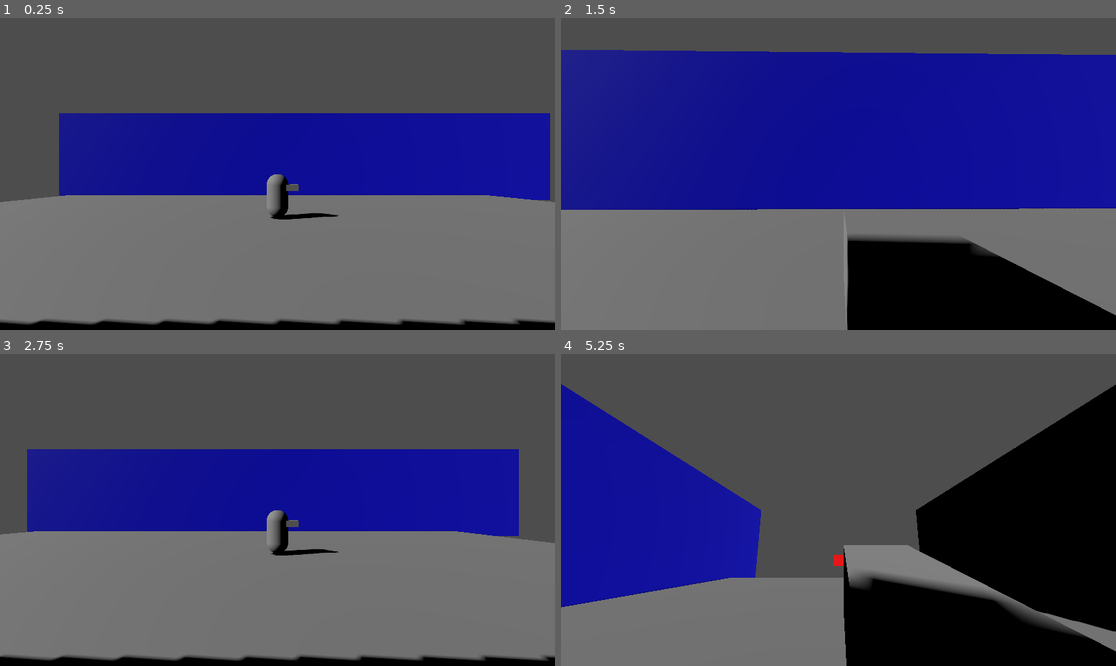
Above: before the commit, frames 1-4 (two rows, left to right).
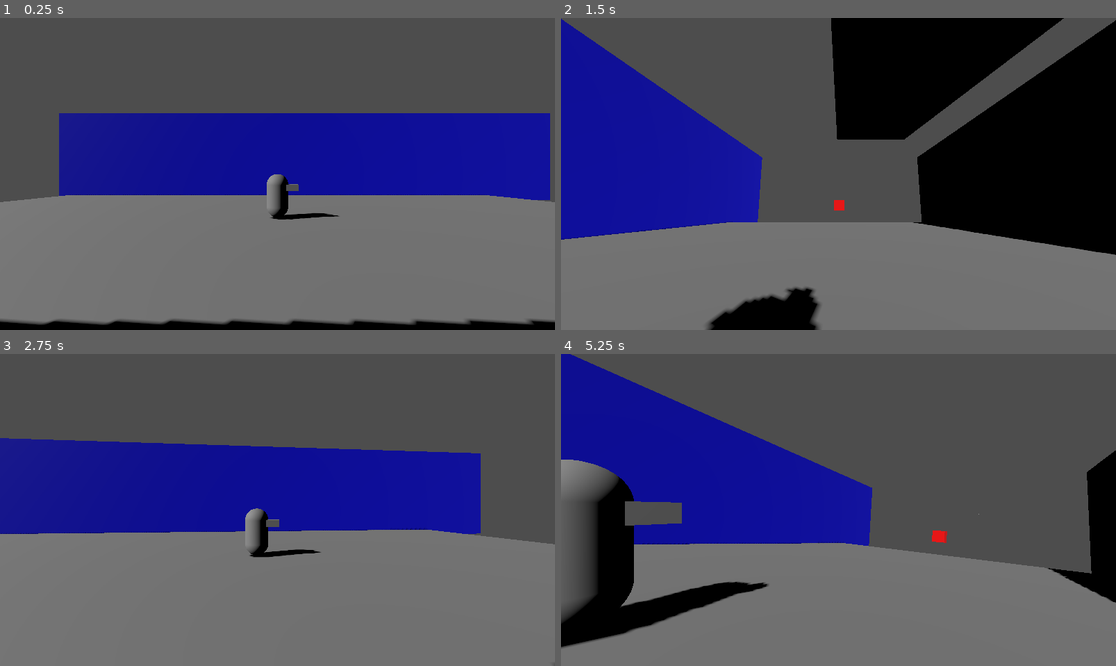
Above: after the commit, the same moments.

Repository: dama33/New-Game-Project
Game: Godot game, scene res://level.tscn
The game is run twice, just before and just after one commit, with the same random seed, the same clock (stepped at 60 frames per second) and the same inputs.
Inputs (mouse positions are in pixels of both pictures, inside the frame that each line leads up to):
- Up to frame 1 (0.25 s): no input
- Up to frame 2 (1.5 s): tap Enter at 0.5 s; move the mouse to (960, 158) at 0.52 s; hold D (right) 0.53-1.28 s; right-click (960, 158) at 0.6 s; tap Ctrl (change_side_view) at 0.8, 1.35 s; move the mouse to (810, 174) at 1.27 s; hold A (left) from 1.28 s (still down)
- Up to frame 3 (2.75 s): click (249, 510) at 1.55 s; move the mouse to (288, 503) at 2.02 s; release A (left) at 2.03 s; hold D (right) from 2.03 s (still down); click (288, 503) at 2.1 s; right-click (288, 503) at 2.3 s
- Up to frame 4 (5.25 s): move the mouse to (810, 572) at 2.77 s; right-click (810, 572) at 2.85 s; tap Ctrl (change_side_view) at 3.05, 3.6 s; move the mouse to (877, 513) at 3.52 s; release D (right) at 3.53 s; hold A (left) from 3.53 s (still down); click (877, 513) at 3.8 s; move the mouse to (794, 506) at 4.27 s; click (794, 506) at 4.35 s; right-click (794, 506) at 4.55 s; move the mouse to (866, 510) at 5.02 s; right-click (866, 510) at 5.1 s

The runs differ from the first frame. In frame 1, 0.6% of the frame differs, in the area x 0-100%, y 53-99%; in frame 2, 62%, in the area x 0-100%, y 0-100%; in frame 3, 8.8%; in frame 4, 50%.

Commit message:
worked on camera movement and made it smooth transition (snaps to place at end, need to figure it out)

Diff:
--- a/door.gd
+++ b/door.gd
@@ -11,7 +11,7 @@
 func _on_button_button_activated() -> void:
 	activated = !activated
 
-func _process(delta: float) -> void:
+func _process(_delta: float) -> void:
 	if(activated):
 		rotation.y = lerp(rotation.y, ending_rotation,.05)
 	else:
--- /dev/null
+++ b/enemy.gd
@@ -0,0 +1,7 @@
+extends CharacterBody3D
+
+func _ready() -> void:
+	print()
+
+func _process(delta: float) -> void:
+	print()
--- /dev/null
+++ b/enemy.tscn
@@ -0,0 +1,41 @@
+[gd_scene load_steps=9 format=3 uid="uid://c3q3v5r6nduqo"]
+
+[ext_resource type="Script" uid="uid://dtqjoscamhgfv" path="res://components/health_component.gd" id="1_4gyqm"]
+[ext_resource type="Script" uid="uid://ojvdo3w35xgf" path="res://enemy.gd" id="1_iifgy"]
+[ext_resource type="Script" uid="uid://2r3m2jbolk7a" path="res://components/hurtbox_component.gd" id="2_qi2p4"]
+[ext_resource type="Script" uid="uid://cfp7mqofhq2bo" path="res://shooting_component.gd" id="3_qi2p4"]
+
+[sub_resource type="CapsuleShape3D" id="CapsuleShape3D_iifgy"]
+
+[sub_resource type="StandardMaterial3D" id="StandardMaterial3D_epg4t"]
+albedo_color = Color(1, 0, 0, 1)
+
+[sub_resource type="CapsuleMesh" id="CapsuleMesh_3yqyl"]
+material = SubResource("StandardMaterial3D_epg4t")
+
+[sub_resource type="CapsuleShape3D" id="CapsuleShape3D_wujgv"]
+
+[node name="Enemy" type="CharacterBody3D"]
+script = ExtResource("1_iifgy")
+
+[node name="CollisionShape3D" type="CollisionShape3D" parent="."]
+shape = SubResource("CapsuleShape3D_iifgy")
+
+[node name="MeshInstance3D" type="MeshInstance3D" parent="."]
+mesh = SubResource("CapsuleMesh_3yqyl")
+
+[node name="HealthComponent" type="Node3D" parent="."]
+script = ExtResource("1_4gyqm")
+metadata/_custom_type_script = "uid://dtqjoscamhgfv"
+
+[node name="HurtboxComponent" type="Area3D" parent="." node_paths=PackedStringArray("health_component")]
+script = ExtResource("2_qi2p4")
+health_component = NodePath("../HealthComponent")
+metadata/_custom_type_script = "uid://2r3m2jbolk7a"
+
+[node name="CollisionShape3D" type="CollisionShape3D" parent="HurtboxComponent"]
+shape = SubResource("CapsuleShape3D_wujgv")
+
+[node name="ShootingComponent" type="Marker3D" parent="."]
+script = ExtResource("3_qi2p4")
+metadata/_custom_type_script = "uid://cfp7mqofhq2bo"
--- /dev/null
+++ b/global.gd
@@ -0,0 +1,2 @@
+extends Node
+var bulletScene = preload("res://bullet.tscn")
--- a/level.tscn
+++ b/level.tscn
@@ -18,7 +18,6 @@
 albedo_color = Color(0.858824, 0, 0, 1)
 
 [node name="Level" type="Node3D"]
-transform = Transform3D(1, 0, 0, 0, 1, 0, 0, 0, 1, 0.000116348, 0.0133495, -0.0650105)
 
 [node name="DirectionalLight3D" type="DirectionalLight3D" parent="."]
 transform = Transform3D(-0.866025, -0.433013, 0.25, 0.493818, -0.662346, 0.563419, -0.078381, 0.61139, 0.787438, -0.0103626, 13.68, 5.755)
--- a/player.gd
+++ b/player.gd
@@ -4,19 +4,25 @@
 @export var level_camera:Camera3D
 @export var mouse_sensitivity = .005
 @export var pivot:Node3D
-@export var bulletSpawner: Marker3D
-
-var bulletScene = preload("res://bullet.tscn")
+@export var shooting_component: ShootingComponent
 
 var is_first_person:bool
 var is_foreground_view:bool
 var inputDirection = Vector3.ZERO
 var mouse_pos
+var final_position_x:float
+var final_rotation_y:float
+var camera_position
+var camera_rotation
 
 func _ready() -> void:
 	level_camera.current = true
 	is_first_person = false
 	is_foreground_view = false
+	final_position_x = %LevelCamera.position.x
+	final_rotation_y = %LevelCamera.rotation.y
+	camera_position = %LevelCamera.position
+	camera_rotation = %LevelCamera.rotation
 	Input.mouse_mode = Input.MOUSE_MODE_VISIBLE
 
 func _physics_process(delta: float) -> void:
@@ -26,6 +32,9 @@
 	move_and_slide()
 
 func _process(_delta: float) -> void:
+	if Input.is_action_just_pressed("shoot"):
+		shooting_component.shoot()
+
 	if Input.is_action_just_pressed("change_camera"):
 		if is_first_person:
 			Input.mouse_mode = Input.MOUSE_MODE_VISIBLE
@@ -36,7 +45,6 @@
 			#needs work, needs to update to previous looked direction
 			Input.warp_mouse(mouse_pos)
 		else:
-			first_person_camera.current = true
 			is_first_person = true
 			rotation = pivot.rotation
 			pivot.rotation = Vector3.ZERO
@@ -45,15 +53,21 @@
 	if Input.is_action_just_pressed("change_side_view"):
 		if !is_first_person:
 			is_foreground_view = !is_foreground_view
-			%LevelCamera.position.x *= -1
-			%LevelCamera.rotation.y *= -1
-
-
-	if Input.is_action_just_pressed("shoot"):
-		shoot()
+			final_position_x *= -1
+			final_rotation_y *= -1
+	if is_first_person:
+		if abs(%LevelCamera.position.x-%FirstPersonCamera.position.x) > 0.001 && abs(%LevelCamera.rotation.y-%FirstPersonCamera.rotation.y) > 0.001:
+			%LevelCamera.position = %LevelCamera.position.lerp(%FirstPersonCamera.position,.1)
+			%LevelCamera.rotation = %LevelCamera.rotation.lerp(%FirstPersonCamera.rotation,.1)
+		else:
+			first_person_camera.current = true
+	else:
+		if abs(float(final_position_x-%LevelCamera.position.x)) > 0.001 && abs(float(%LevelCamera.rotation.y != final_rotation_y)) > 0.001:
+			%LevelCamera.position = %LevelCamera.position.lerp(camera_position,.1)
+			%LevelCamera.rotation = %LevelCamera.rotation.lerp(camera_rotation,.1)
 
 func _input(event: InputEvent) -> void:
-	if is_first_person:
+	if is_first_person && first_person_camera.current:
 		if event is InputEventMouseMotion:
 			rotate_y(-event.relative.x * mouse_sensitivity)
 			pivot.rotate_x(-event.relative.y * mouse_sensitivity)
@@ -67,16 +81,10 @@
 			var query = PhysicsRayQueryParameters3D.create(origin, end)
 			query.collide_with_areas = true
 			var result = space_state.intersect_ray(query)
-			pivot.look_at(Vector3(0,result.position.y,result.position.z), Vector3.UP)
+			if(result.size()!=0):
+				pivot.look_at(Vector3(0,result.position.y,result.position.z), Vector3.UP)
 
 		if !is_foreground_view:
 			inputDirection.z = Input.get_axis("right", "left")
 		else:
 			inputDirection.z = Input.get_axis("left", "right")
-
-func shoot():
-	#This shit does NOT work
-	var bullet = bulletScene.instantiate()
-	bullet.position = bulletSpawner.global_position
-	bullet.transform.basis = bulletSpawner.global_transform.basis
-	get_tree().root.add_child(bullet)
--- a/player.tscn
+++ b/player.tscn
@@ -1,22 +1,43 @@
-[gd_scene load_steps=6 format=3 uid="uid://dnsvq2ljshwsf"]
+[gd_scene load_steps=7 format=3 uid="uid://dnsvq2ljshwsf"]
 
 [ext_resource type="Script" uid="uid://cuw7tkspsy1fd" path="res://player.gd" id="1_4flbx"]
+[ext_resource type="Script" uid="uid://cfp7mqofhq2bo" path="res://shooting_component.gd" id="2_onrkg"]
+
+[sub_resource type="CapsuleShape3D" id="CapsuleShape3D_sh265"]
+
+[sub_resource type="WorldBoundaryShape3D" id="WorldBoundaryShape3D_4flbx"]
+
+[sub_resource type="CapsuleMesh" id="CapsuleMesh_sh265"]
 
 [sub_resource type="BoxMesh" id="BoxMesh_4flbx"]
 size = Vector3(0.3, 0.3, 0.9)
 
-[sub_resource type="CapsuleShape3D" id="CapsuleShape3D_sh265"]
-
-[sub_resource type="CapsuleMesh" id="CapsuleMesh_sh265"]
-
-[sub_resource type="WorldBoundaryShape3D" id="WorldBoundaryShape3D_4flbx"]
-
-[node name="Node3D" type="CharacterBody3D" node_paths=PackedStringArray("first_person_camera", "level_camera", "pivot", "bulletSpawner")]
+[node name="Player" type="CharacterBody3D" node_paths=PackedStringArray("first_person_camera", "level_camera", "pivot", "shooting_component")]
 script = ExtResource("1_4flbx")
 first_person_camera = NodePath("Pivot/FirstPersonCamera")
 level_camera = NodePath("LevelCamera")
 pivot = NodePath("Pivot")
-bulletSpawner = NodePath("Pivot/Arm/BulletSpawner")
+shooting_component = NodePath("Pivot/Arm/ShootingComponent")
+
+[node name="CollisionShape3D" type="CollisionShape3D" parent="."]
+shape = SubResource("CapsuleShape3D_sh265")
+
+[node name="LevelCamera" type="Camera3D" parent="."]
+unique_name_in_owner = true
+transform = Transform3D(-4.37114e-08, 0, 1, 0, 1, 0, -1, 0, -4.37114e-08, 9.412, 1, 0)
+current = true
+
+[node name="AimableAreaBackground" type="Area3D" parent="LevelCamera"]
+transform = Transform3D(-4.37114e-08, 0, -1, 0, 1, 0, 1, 0, -4.37114e-08, 4.11412e-07, -1, -9.412)
+collision_layer = 32768
+collision_mask = 32768
+
+[node name="WorldBoundaryShape3D" type="CollisionShape3D" parent="LevelCamera/AimableAreaBackground"]
+transform = Transform3D(-4.37114e-08, 1, 0, -1, -4.37114e-08, 0, 0, 0, 1, 0, 0, 0)
+shape = SubResource("WorldBoundaryShape3D_4flbx")
+
+[node name="MeshInstance3D" type="MeshInstance3D" parent="."]
+mesh = SubResource("CapsuleMesh_sh265")
 
 [node name="Pivot" type="Node3D" parent="."]
 transform = Transform3D(1, 0, 0, 0, 1, 0, 0, 0, 1, 0, 0.689272, 0)
@@ -32,33 +53,6 @@
 mesh = SubResource("BoxMesh_4flbx")
 skeleton = NodePath("../..")
 
-[node name="BulletSpawner" type="Marker3D" parent="Pivot/Arm"]
-transform = Transform3D(1, 0, 0, 0, 1, 0, 0, 0, 1, 0, 0, -1.03928)
-
-[node name="CollisionShape3D" type="CollisionShape3D" parent="."]
-shape = SubResource("CapsuleShape3D_sh265")
-
-[node name="LevelCamera" type="Camera3D" parent="."]
-unique_name_in_owner = true
-transform = Transform3D(-4.37114e-08, 0, 1, 0, 1, 0, -1, 0, -4.37114e-08, 9.412, 1, 0)
-current = true
-
-[node name="MeshInstance3D" type="MeshInstance3D" parent="."]
-mesh = SubResource("CapsuleMesh_sh265")
-
-[node name="AimableAreaBackground" type="Area3D" parent="."]
-collision_layer = 32768
-collision_mask = 32768
-
-[node name="WorldBoundaryShape3D" type="CollisionShape3D" parent="AimableAreaBackground"]
-transform = Transform3D(-4.37114e-08, 1, 0, -1, -4.37114e-08, 0, 0, 0, 1, 0, 0, 0)
-shape = SubResource("WorldBoundaryShape3D_4flbx")
-
-[node name="AimableAreaForeground" type="Area3D" parent="."]
-transform = Transform3D(-1, 0, -8.74228e-08, 0, 1, 0, 8.74228e-08, 0, -1, 0, 0, 0)
-collision_layer = 32768
-collision_mask = 32768
-
-[node name="WorldBoundaryShape3D" type="CollisionShape3D" parent="AimableAreaForeground"]
-transform = Transform3D(-4.37114e-08, 1, 0, -1, -4.37114e-08, 0, 0, 0, 1, 0, 0, 0)
-shape = SubResource("WorldBoundaryShape3D_4flbx")
+[node name="ShootingComponent" type="Marker3D" parent="Pivot/Arm"]
+script = ExtResource("2_onrkg")
+metadata/_custom_type_script = "uid://cfp7mqofhq2bo"
--- a/project.godot
+++ b/project.godot
@@ -14,6 +14,10 @@
 run/main_scene="uid://bkldbtyq531v2"
 config/features=PackedStringArray("4.4", "Forward Plus")
 config/icon="res://icon.svg"
+
+[autoload]
+
+Global="*res://global.gd"
 
 [dotnet]
 
--- /dev/null
+++ b/shooting_component.gd
@@ -0,0 +1,8 @@
+extends Marker3D
+class_name ShootingComponent
+
+func shoot():
+	var bullet = Global.bulletScene.instantiate()
+	bullet.position = global_position
+	bullet.transform.basis = global_transform.basis
+	get_tree().root.add_child(bullet)
--- /dev/null
+++ b/shooting_component.tscn
@@ -0,0 +1,6 @@
+[gd_scene load_steps=2 format=3 uid="uid://dxt17lyntbm02"]
+
+[ext_resource type="Script" uid="uid://cfp7mqofhq2bo" path="res://shooting_component.gd" id="1_purqo"]
+
+[node name="ShootingComponent" type="Marker3D"]
+script = ExtResource("1_purqo")
Not shown, added: docs/todo.txt
Not shown, added: enemy.gd.uid
Not shown, added: global.gd.uid
Not shown, added: shooting_component.gd.uid
